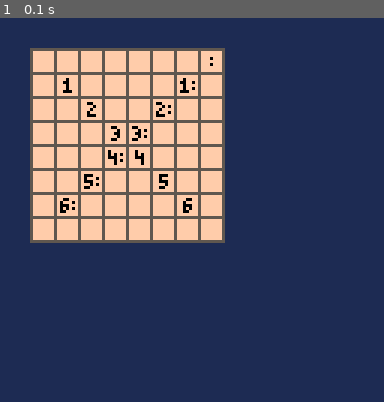
Above: before the commit, frame 1.
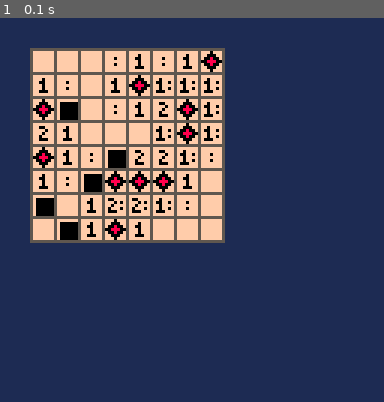
Above: after the commit, the same moment.

Repository: zommerfelds/ldjam57-p8sweeper
Game: PICO-8 cartridge p8sweeper.p8
Same seed, same stepped clock (60 frames per second), same inputs: the game is played once before the commit and once after it.
Inputs:
- Up to frame 1 (0.1 s): no input

The runs differ from the first frame. In frame 1, 4.2% of the frame differs, in the area x 8-58%, y 8-58%.

Commit message:
Generate random map

Diff:
--- a/game.lua
+++ b/game.lua
@@ -3,10 +3,86 @@
 grid_width = 8
 grid_height = 8
 
+-- Define constants for grid values
+EMPTY_FIELD = 0
+SOLID_FIELD = 1
+MINE_FIELD = 2
+
+-- Initialize the grid
+grid = {}
+for i = 1, grid_width do
+  grid[i] = {}
+  for j = 1, grid_height do
+    grid[i][j] = EMPTY_FIELD -- Default all fields to empty
+  end
+end
+
+-- Function to place random mines
+function place_random_mines(grid, mine_count)
+  for _ = 1, mine_count do
+    local x, y
+    repeat
+      x = flr(rnd(grid_width)) + 1
+      y = flr(rnd(grid_height)) + 1
+    until grid[x][y] == EMPTY_FIELD -- Ensure the field is empty
+    grid[x][y] = MINE_FIELD
+  end
+end
+
+-- Place 10 random mines
+place_random_mines(grid, 10)
+
+-- Function to place random solid fields
+function place_random_solids(grid, solid_count)
+  for _ = 1, solid_count do
+    local x, y
+    repeat
+      x = flr(rnd(grid_width)) + 1
+      y = flr(rnd(grid_height)) + 1
+    until grid[x][y] == EMPTY_FIELD -- Ensure the field is empty
+    grid[x][y] = SOLID_FIELD
+  end
+end
+
+-- Place 5 random solid fields
+place_random_solids(grid, 5)
+
+-- Function to calculate neighboring mines
+function calculate_neighbors(grid)
+  local neighbors = {}
+  for i = 1, grid_width do
+    neighbors[i] = {}
+    for j = 1, grid_height do
+      local count = 0
+      -- Check all adjacent cells
+      for dx = -1, 1 do
+        for dy = -1, 1 do
+          local ni = i + dx
+          local nj = j + dy
+          if ni >= 1 and ni <= 8 and nj >= 1 and nj <= 8 and (dx != 0 or dy != 0) then
+            if grid[ni][nj] == MINE_FIELD then
+              if dx == 0 or dy == 0 then
+                count += 1 -- Directly adjacent
+              else
+                count += 0.5 -- Diagonal
+              end
+            end
+          end
+        end
+      end
+      neighbors[i][j] = count
+    end
+  end
+  return neighbors
+end
+
+-- Calculate neighbors for the current grid
+neighbor_counts = calculate_neighbors(grid)
+
 function draw_number(grid_x, grid_y, number)
   local fnumber = flr(number)
-  local x = grid_offset_x + grid_x * grid_width + 3
-  local y = grid_offset_y + grid_y * grid_height + 2
+  local x = grid_offset_x + (grid_x - 1) * grid_width + 3
+  local y = grid_offset_y + (grid_y - 1) * grid_height + 2
   if number == 0 then return end
   if number == 0.5 then
     sspr(3 * 7, 0, 1, 5, x + 1, y) -- draw the half symbol in the middle
@@ -33,19 +109,21 @@
   cls(1)
   --rectfill(0, 0, 127, 127, 2)
   rectfill(grid_offset_x, grid_offset_y, grid_offset_x + grid_width * 8, grid_offset_y + grid_height * 8, 15)
-  for i = 0, 8 do
-    local x = grid_offset_x + i * grid_width
-    for j = 0, 8 do
-      local y = grid_offset_y + j * grid_height
+  for i = 1, grid_width + 1 do
+    local x = grid_offset_x + (i - 1) * grid_width
+    for j = 1, grid_height + 1 do
+      local y = grid_offset_y + (j - 1) * grid_height
       line(x, grid_offset_y, x, grid_offset_y + grid_width * 8, 5) -- vertical lines
       line(grid_offset_x, y, grid_offset_x + grid_width * 8, y, 5) -- horizontal lines
+      if i <= grid_width and j <= grid_height then
+        if grid[i][j] == MINE_FIELD then
+          spr(16, x + 1, y + 1)
+        elseif grid[i][j] == SOLID_FIELD then
+          spr(17, x + 1, y + 1)
+        else
+          draw_number(i, j, neighbor_counts[i][j])
+        end
+      end
     end
   end
-
-  for i = 0, 6 do
-    draw_number(i, i, i)
-  end
-  for i = 0, 6 do
-    draw_number(6 - i + 1, i, i + 0.5)
-  end
 end
Not shown, changed: 248 lines of the sprite sheet (__gfx__) section of p8sweeper.p8
